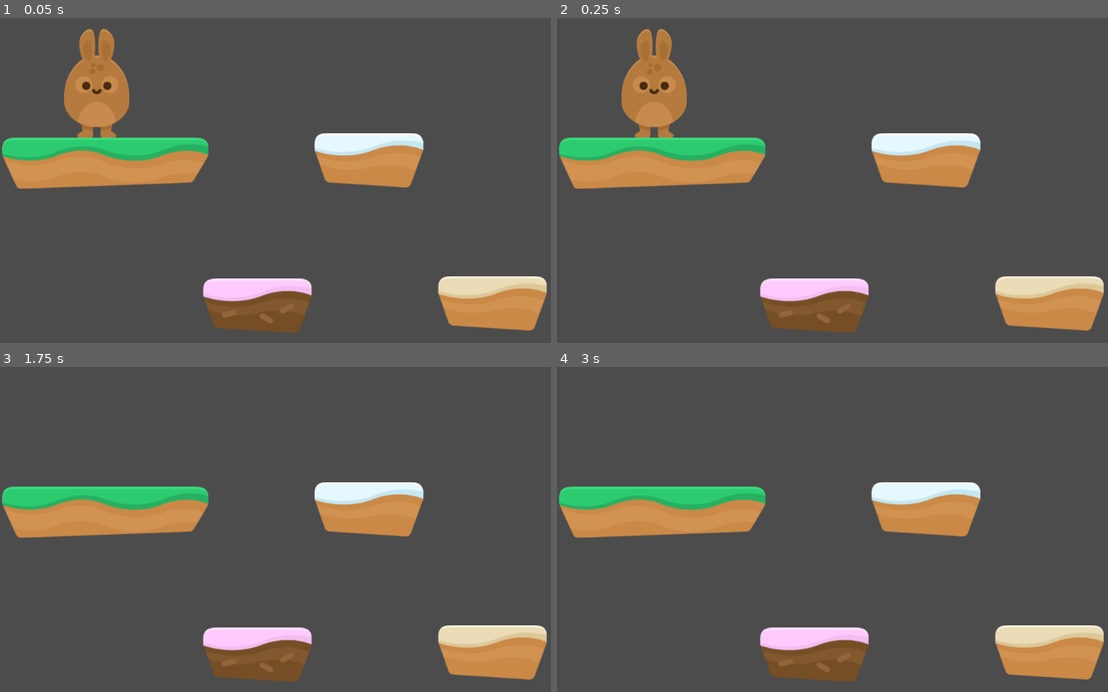
Above: before the commit, frames 1-4 (two rows, left to right).
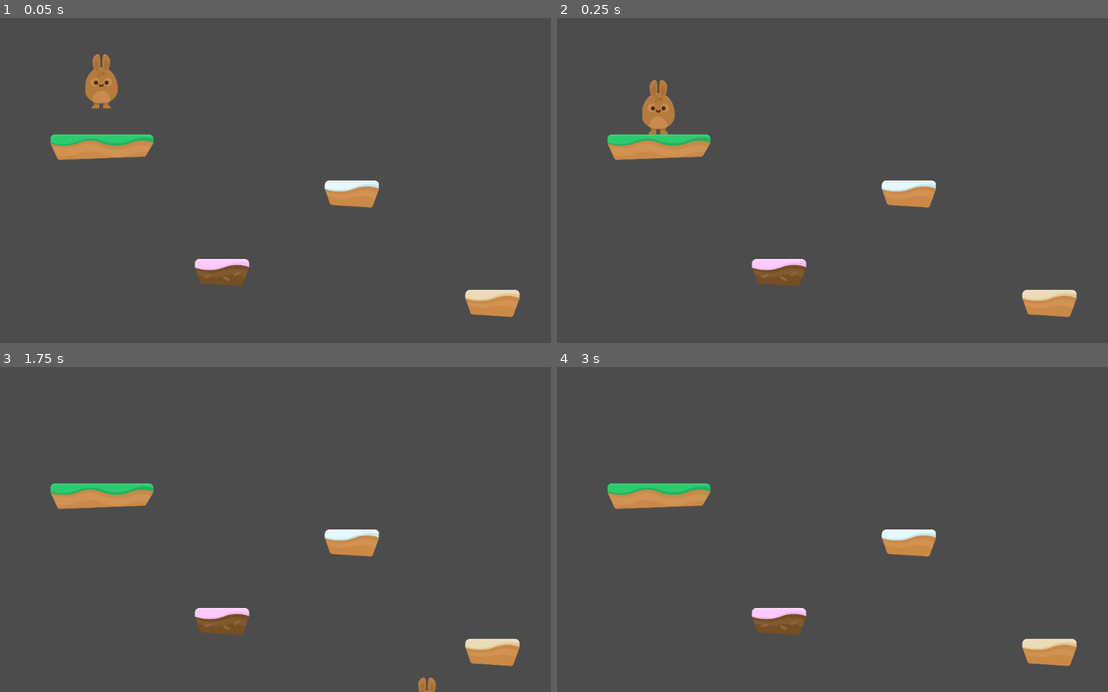
Above: after the commit, the same moments.

Repository: yu6940/bunnyjump
Game: Godot game, scene res://Scenes/Levels/Level1.tscn
Two runs of this game, one before a commit and one after it. Both use one fixed random seed, a clock stepped at 60 frames per second and the inputs below.
Inputs:
- Up to frame 1 (0.05 s): no input
- Up to frame 2 (0.25 s): no input
- Up to frame 3 (1.75 s): tap Enter at 0.5 s; hold W (jump) 0.53-1.28 s; hold D (right) from 0.53 s (still down); tap W (jump) at 1.35, 1.52 s
- Up to frame 4 (3 s): tap W (jump) at 1.82, 2.85 s; release D (right) at 2.03 s; hold A (left) 2.03-2.78 s; hold W (jump) 2.03-2.78 s; tap Space at 2.75 s; hold D (right) from 2.78 s (still down)

The runs differ from the first frame. In frame 1, 17% of the frame differs, in the area x 0-100%, y 3-97%; in frame 2, 17%; in frame 3, 15%; in frame 4, 15%.

Commit message:
complete

Diff:
--- a/Platform/StaticBody2D_Green.tscn
+++ b/Platform/StaticBody2D_Green.tscn
@@ -1,15 +1,14 @@
-[gd_scene load_steps=3 format=2]
+[gd_scene load_steps=2 format=2]
 
-[ext_resource path="res://Platform/StaticBody2D.tscn" type="PackedScene" id=1]
-[ext_resource path="res://GFX/Environment/ground_grass_small.png" type="Texture" id=2]
+[ext_resource path="res://GFX/Environment/ground_grass.png" type="Texture" id=1]
 
-[node name="StaticBody2D_Green" index="0" instance=ExtResource( 1 )]
-position = Vector2( 266.631, 242.004 )
+[node name="StaticBody2D_Green" type="StaticBody2D"]
+__meta__ = {
+"_edit_group_": true
+}
 
-[node name="Sprite" parent="." index="0"]
-texture = ExtResource( 2 )
+[node name="Sprite" type="Sprite" parent="."]
+texture = ExtResource( 1 )
 
-[node name="CollisionPolygon2D" parent="." index="1"]
-position = Vector2( 91.9478, -0.737 )
-scale = Vector2( 1, 1.00962 )
-polygon = PoolVector2Array( -186.662, -50.7169, 1.39352, -47.7118, 11.9449, -20.5797, -18.2019, 47.2506, -167.429, 44.236, -195.453, -17.3132 )
+[node name="CollisionPolygon2D" type="CollisionPolygon2D" parent="."]
+polygon = PoolVector2Array( -195.893, -13.5438, -187.513, -49.8574, 194.478, -49.8574, 195.176, -28.2089, 190.986, -13.5438, 160.259, 34.6415, -79.2707, 45.1166, -161.675, 50.0049 )
--- a/Platform/StaticBody2D_White.tscn
+++ b/Platform/StaticBody2D_White.tscn
@@ -1,45 +1,14 @@
-[gd_scene load_steps=3 format=2]
+[gd_scene load_steps=2 format=2]
 
 [ext_resource path="res://GFX/Environment/ground_snow_small.png" type="Texture" id=1]
 
-[sub_resource type="Animation" id=1]
-resource_name = "PingPongPathFollow"
-length = 2.0
-tracks/0/type = "value"
-tracks/0/path = NodePath("Path2D/PathFollow2D:unit_offset")
-tracks/0/interp = 1
-tracks/0/loop_wrap = true
-tracks/0/imported = false
-tracks/0/enabled = true
-tracks/0/keys = {
-"times": PoolRealArray( 0, 1 ),
-"transitions": PoolRealArray( 1, 1 ),
-"update": 0,
-"values": [ 0.0, 1.0 ]
-}
-
 [node name="StaticBody2D_White" type="StaticBody2D"]
-position = Vector2( 510.853, 502.117 )
 __meta__ = {
 "_edit_group_": true
 }
 
 [node name="Sprite" type="Sprite" parent="."]
-position = Vector2( -1.86115, -3.94855 )
 texture = ExtResource( 1 )
 
 [node name="CollisionPolygon2D" type="CollisionPolygon2D" parent="."]
-position = Vector2( -1.20996, 2.04749 )
-polygon = PoolVector2Array( -95.7637, -46.5279, -67.2637, -53.1779, 86.6363, -52.2279, 103.736, -37.9779, 102.786, -19.9279, 76.1863, 50.3722, -77.7137, 40.8722, -100.514, -16.1279 )
-
-[node name="Path2D" type="Path2D" parent="."]
-
-[node name="PathFollow2D" type="PathFollow2D" parent="Path2D"]
-position = Vector2( -1.86115, -3.94855 )
-rotate = false
-
-[node name="RemoteTransform2D" type="RemoteTransform2D" parent="Path2D/PathFollow2D"]
-remote_path = NodePath("../../../Sprite")
-
-[node name="AnimationPlayer" type="AnimationPlayer" parent="."]
-anims/PingPongPathFollow = SubResource( 1 )
+polygon = PoolVector2Array( -100.488, -41.5633, -89.774, -49.7566, 89.2169, -49.7566, 101.822, -39.6726, 101.192, -19.5046, 75.9816, 51.0833, -77.169, 41.6296, -100.488, -18.2441 )
--- a/Player/Player.gd
+++ b/Player/Player.gd
@@ -1,20 +1,34 @@
 extends KinematicBody2D
 
-var motion = Vector2(0,100)
+var motion = Vector2(0,0)
 
+export var GRAVITY = 60
 export var SPEED = 500
-export var JUMP = 600
+export var JUMP = 700
 
 func _physics_process(delta): #ทำงานเมื่อมีระบบฟิสิกส์
+	apply_GRAVITY()
+	JUMP()
+	WATK()
 
+	move_and_slide(motion, Vector2(0,-1))
+
+func apply_GRAVITY():
+	if is_on_floor():#ยืนบนfloor
+		print("I'm floor")
+	else:
+		motion.y += GRAVITY #(แบบย่อ) motion.y = motion.y + GRAVITY(ตัวเต็ม)
+
+func WATK():
 	if Input.is_action_pressed("left") and not Input.is_action_pressed("right"):
 		motion.x = -SPEED
 	elif Input.is_action_pressed("right") and not Input.is_action_pressed("left"):
 		motion.x = +SPEED
 	else:
 		motion.x = 0
-	if Input.is_action_pressed("jump"):
+
+func JUMP():
+	if Input.is_action_just_pressed("jump"): #just เป็นการให้กระโดดทั้งเดียว
 		motion.y = -JUMP
-	else:
-		motion.y = 700
-	move_and_slide(motion)
+	#else:
+		#motion.y = 700 #ไม่จำเป็นต้องใสelse่ เพราะมีmotion.yข้างบนแล้ว
--- a/Scenes/Levels/Level1.tscn
+++ b/Scenes/Levels/Level1.tscn
@@ -2,23 +2,28 @@
 
 [ext_resource path="res://Player/Player.tscn" type="PackedScene" id=1]
 [ext_resource path="res://Platform/StaticBody2D_Pink.tscn" type="PackedScene" id=2]
-[ext_resource path="res://Platform/StaticBody2D.tscn" type="PackedScene" id=3]
-[ext_resource path="res://Platform/StaticBody2D_White.tscn" type="PackedScene" id=4]
-[ext_resource path="res://Platform/StaticBody2D_Yellow.tscn" type="PackedScene" id=5]
+[ext_resource path="res://Platform/StaticBody2D_Yellow.tscn" type="PackedScene" id=3]
+[ext_resource path="res://Platform/StaticBody2D_Green.tscn" type="PackedScene" id=4]
+[ext_resource path="res://Platform/StaticBody2D_White.tscn" type="PackedScene" id=5]
 
 [node name="Level1" type="Node2D"]
 
 [node name="Player" parent="." instance=ExtResource( 1 )]
-position = Vector2( 178.163, 115.28 )
+position = Vector2( 186.581, 110.963 )
+scale = Vector2( 0.5, 0.5 )
 
 [node name="StaticBody2D_Pink" parent="." instance=ExtResource( 2 )]
-position = Vector2( 473.879, 531.445 )
+position = Vector2( 408.742, 469.648 )
+scale = Vector2( 0.5, 0.5 )
 
-[node name="StaticBody2D" parent="." instance=ExtResource( 3 )]
-position = Vector2( 194.149, 268.285 )
+[node name="StaticBody2D_Yellow" parent="." instance=ExtResource( 3 )]
+position = Vector2( 906.954, 526.79 )
+scale = Vector2( 0.5, 0.5 )
 
-[node name="StaticBody2D_White" parent="." instance=ExtResource( 4 )]
-position = Vector2( 680.959, 266.53 )
+[node name="StaticBody2D_Green" parent="." instance=ExtResource( 4 )]
+position = Vector2( 187.738, 238.295 )
+scale = Vector2( 0.5, 0.5 )
 
-[node name="StaticBody2D_Yellow" parent="." instance=ExtResource( 5 )]
-position = Vector2( 906.954, 526.79 )
+[node name="StaticBody2D_White" parent="." instance=ExtResource( 5 )]
+position = Vector2( 648.074, 324.688 )
+scale = Vector2( 0.5, 0.5 )
